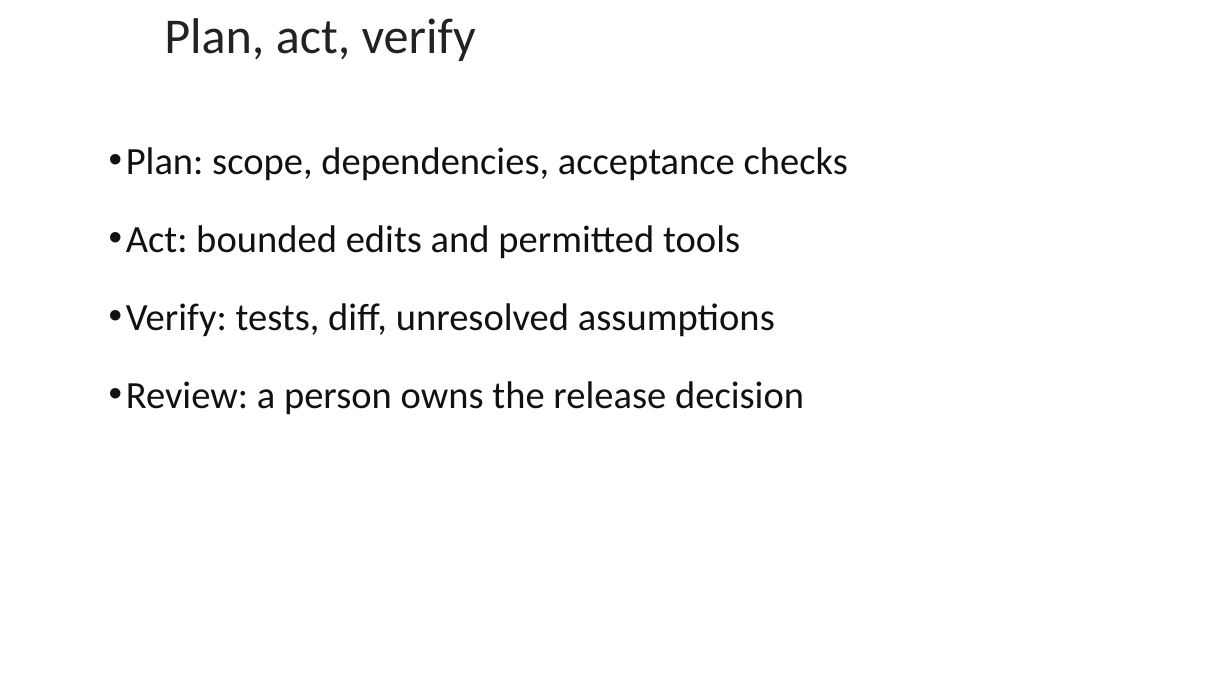
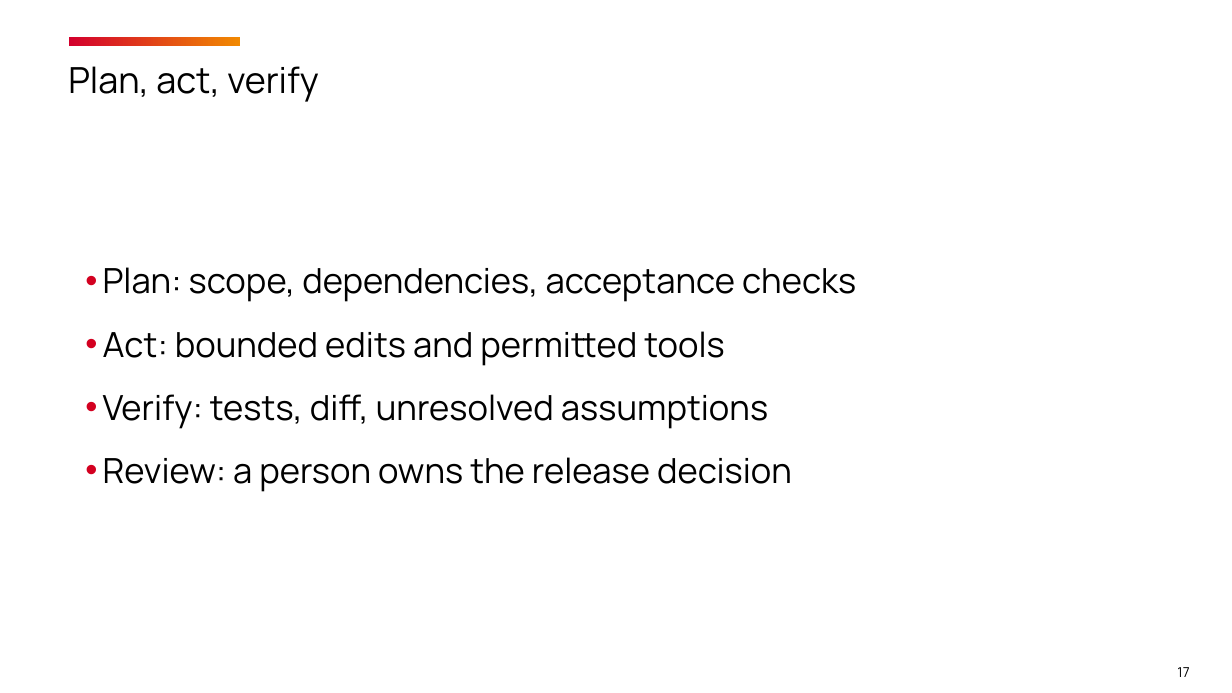
Before and after one commit to timothywarner-org/copilot-cert-prep, a slide deck: slide 17 of warner-github-cert-prep-september-2026.pptx (slide 14 before the commit). Drawn at 1232x693 pixels with LibreOffice and Linux fonts; fonts in the diff are those of the drawing; background and template pictures are left out. Boxes give left, top, right and bottom in pixels: in the first picture for what was removed or moved away, otherwise in the second. Text is boxed around its words. In the diff, an @@ line names an element or a change of style, - is before the commit and + after.

```diff
--- a/warner-github-cert-prep-september-2026.pptx
+++ b/warner-github-cert-prep-september-2026.pptx
@@ title "Plan, act, verify": place and size @@
-title "Plan, act, verify" at (164,18,476,61)
+title "Plan, act, verify" at (68,66,318,102)
@@ title "Plan, act, verify" at (68,66,318,102): size 29.2 to 21 pt, font Calibri to Manrope, text colour #222222 to #000000; line spacing 1 to 1.08 @@
@@ rectangle added at (70,36,241,46), fill gradient #D3002D to #F18901 @@
@@ text "Plan: scope, dependencies, acceptance checks": place and size @@
-text "Plan: scope, dependencies, acceptance checks" at (126,147,848,415)
+text "Plan: scope, dependencies, acceptance checks" at (103,267,856,492)
@@ text "Plan: scope, dependencies, acceptance checks" at (103,267,856,492): size 22.5 to 20.2 pt, font Calibri to Manrope, text colour #111111 to #000000; indent changed; line spacing 1 to 1.15; less space between paragraphs @@
@@ page number added at (1177,667,1189,677), 8 pt, text #000000 @@
+17
```
Also in this commit, not shown: 19 other slides changed, 8 slides added, 4 slides removed, 28 other files.
